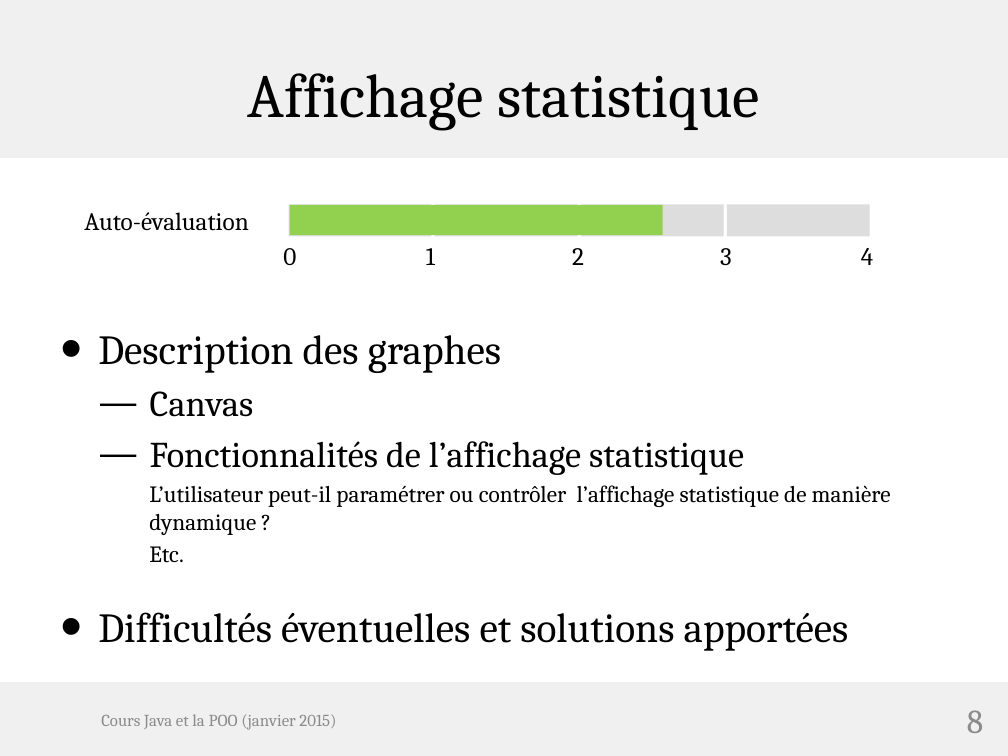
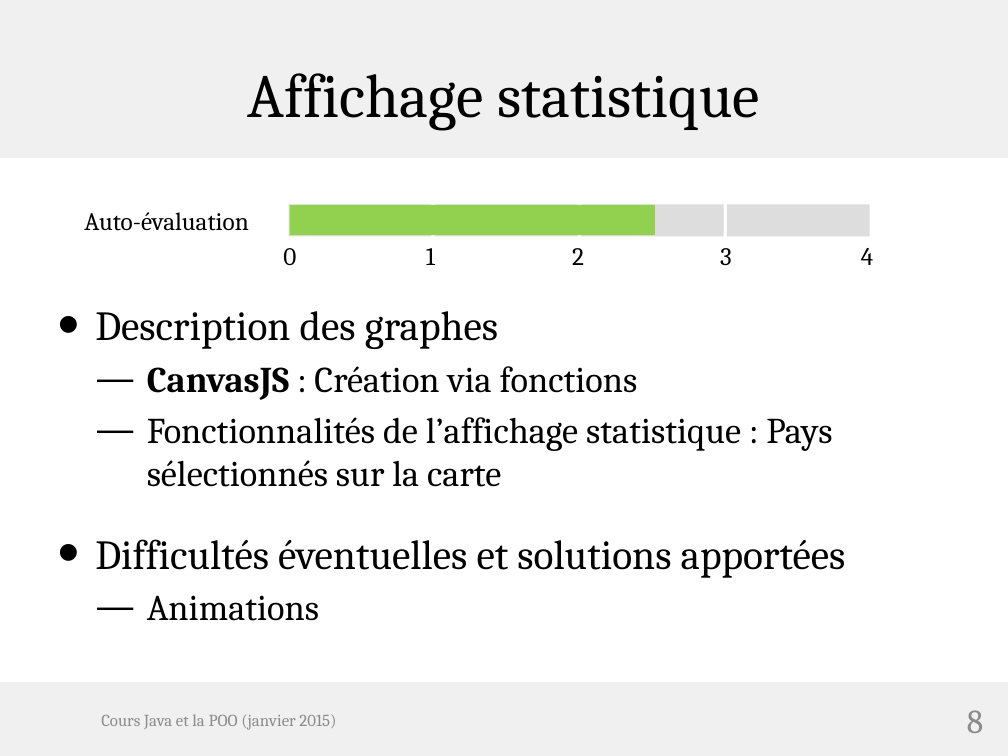
Before and after one commit to hugo-clems/projet-web, a slide deck: slide 8 of Oral Projet WEB .pptx. Drawn at 1008x756 pixels with LibreOffice and Linux fonts; fonts in the diff are those of the drawing; background and template pictures are left out. Boxes give left, top, right and bottom in pixels: in the first picture for what was removed or moved away, otherwise in the second. Text is boxed around its words. In the diff, an @@ line names an element or a change of style, - is before the commit and + after.

```diff
--- a/Oral Projet WEB .pptx
+++ b/Oral Projet WEB .pptx
@@ rectangle: place and size @@
-rectangle at [289,205,662,235]
+rectangle at [289,205,654,235]
@@ text "Description des graphes": place and size @@
-text "Description des graphes" at [98,335,891,651]
+text "Description des graphes" at [95,311,846,621]
@@ text at [147,366,832,487]: text changed; size 16.6 to 25.9 pt @@
-  — Canvas
-  — Fonctionnalités de l’affichage statistique
-    L’utilisateur peut-il paramétrer ou contrôler l’affichage statistique de manière dynamique ?
-    Etc.
+  — CanvasJS : Création via fonctions
+  — Fonctionnalités de l’affichage statistique : Pays sélectionnés sur la carte
@@ text at [147,595,319,621]: paragraph added @@
+  — Animations
```
Also in this commit, not shown: 2 other slides changed.
